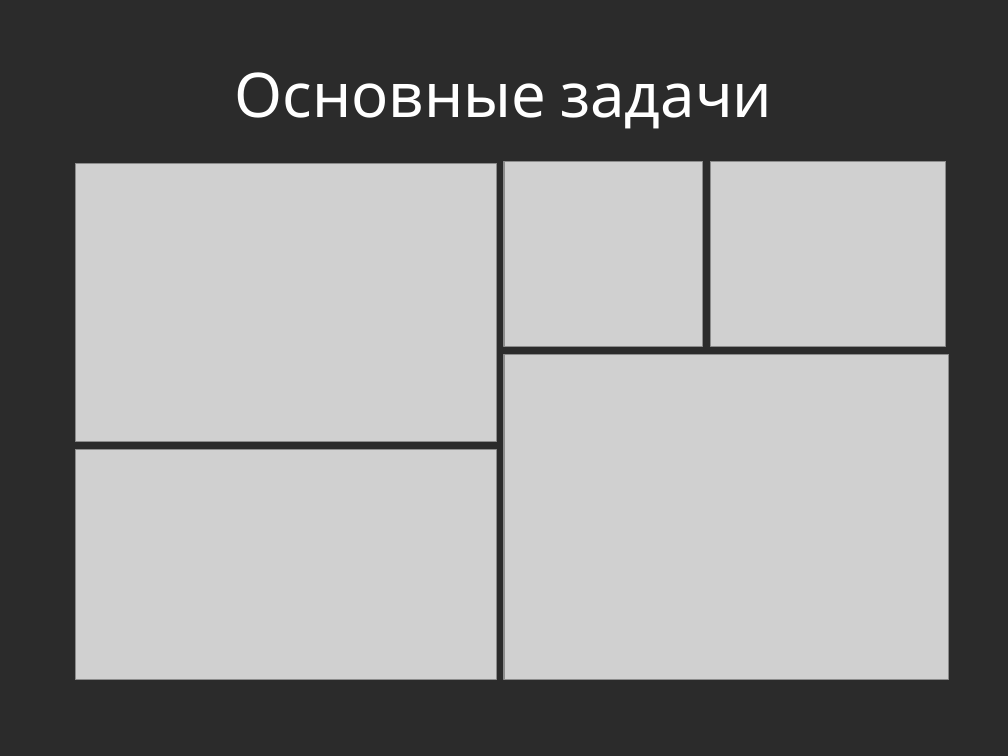
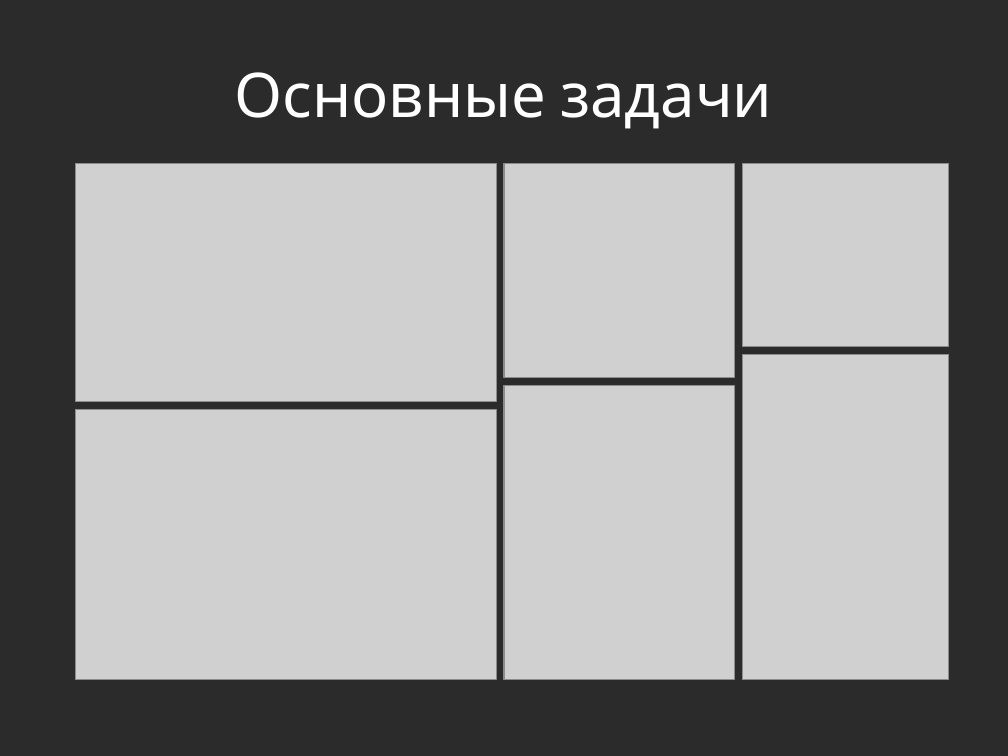
Before and after one commit to Jacobi20/quadro-xds, a slide deck: slide 3 of Docs/IT_Moscow.pptx. Drawn at 1008x756 pixels with LibreOffice and Linux fonts; fonts in the diff are those of the drawing; grey boxes stand for pictures; background and template pictures are left out; a plain dark background stands for a picture behind light text. Boxes give left, top, right and bottom in pixels: in the first picture for what was removed or moved away, otherwise in the second. Text is boxed around its words. In the diff, an @@ line names an element or a change of style, - is before the commit and + after.

```diff
--- a/Docs/IT_Moscow.pptx
+++ b/Docs/IT_Moscow.pptx
@@ picture: place and size @@
-picture at [76, 163, 496, 442]
+picture at [76, 163, 496, 401]
@@ picture: place and size @@
-picture at [504, 161, 703, 347]
+picture at [504, 163, 734, 378]
@@ picture: place and size @@
-picture at [711, 161, 947, 347]
+picture at [742, 163, 949, 346]
@@ picture added at [742, 354, 949, 679] @@
@@ picture: place and size @@
-picture at [504, 354, 949, 679]
+picture at [504, 386, 734, 679]
@@ picture: place and size @@
-picture at [76, 450, 496, 679]
+picture at [76, 409, 496, 679]
```
Also in this commit, not shown: 3 other slides changed, 1 slide added, 1 slide removed, 25 other files.
